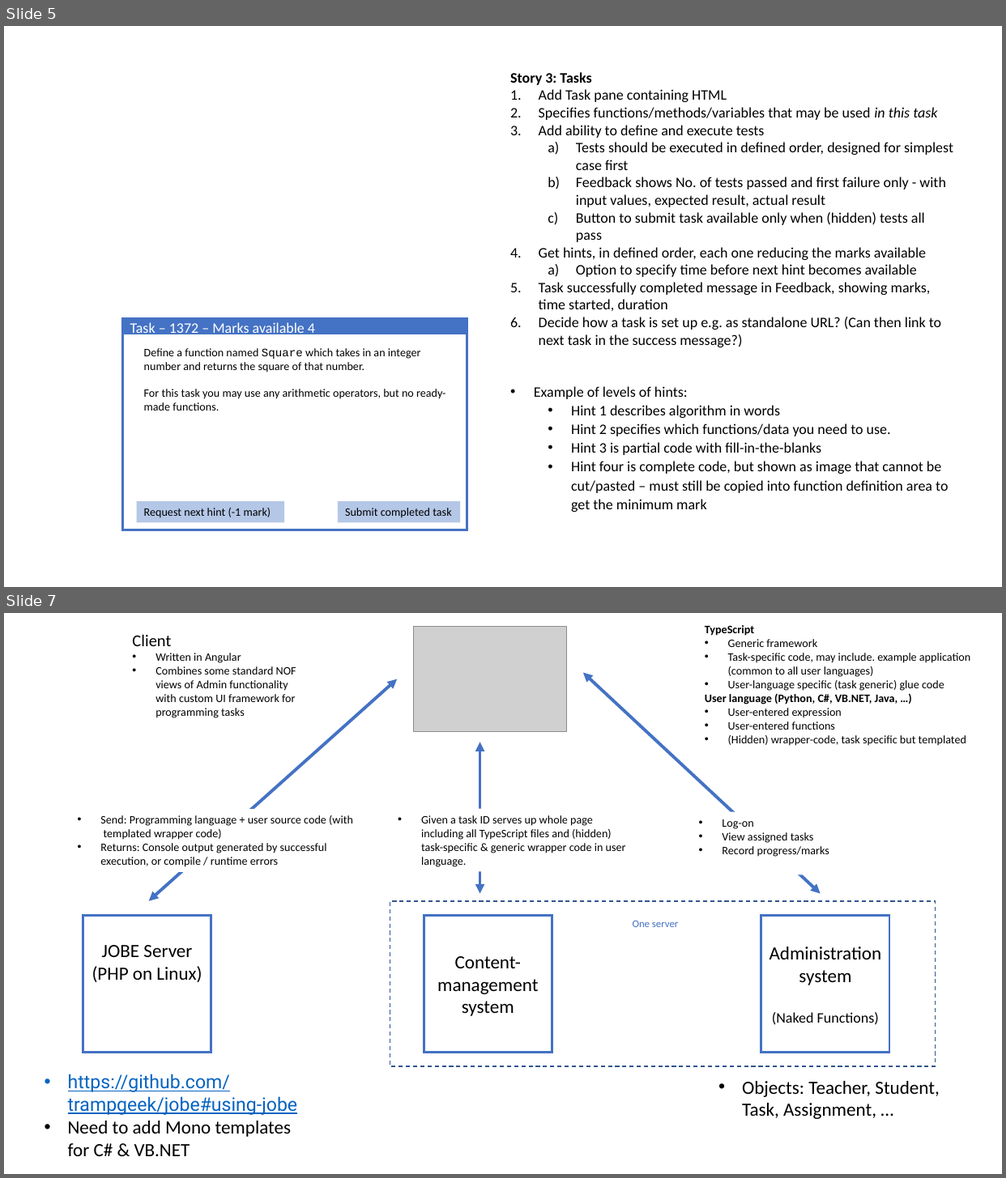
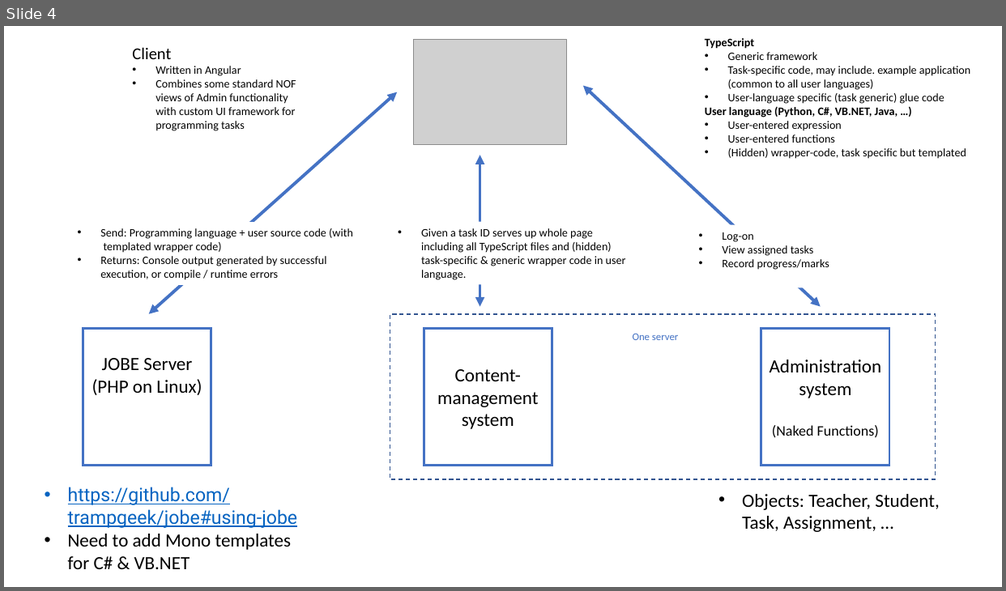
Before and after one commit to MetalUp/Express, a slide deck: ILE Design overview.pptx. Shown one above the other, each under a label of ours: slides 5 and 7 before the commit, slide 4 after it; the slides between them are not shown. The pictures are 1006x1178 and 1006x591 pixels, drawn with LibreOffice and Linux fonts; fonts in the diff are those of the drawing; grey boxes stand for pictures. Boxes give left, top, right and bottom in pixels: in the first picture for what was removed or moved away, otherwise in the second. Text is boxed around its words. In the diff, an @@ line names an element or a change of style, - is before the commit and + after.

```diff
--- a/ILE Design overview.pptx
+++ b/ILE Design overview.pptx
@@ slide 5 removed at (4, 26, 1002, 587), background #FFFFFF @@
@@ text removed at (510, 72, 953, 512) @@
-Story 3: Tasks
-1. Add Task pane containing HTML
-2. Specifies functions/methods/variables that may be used in this task
-3. Add ability to define and execute tests
-  a) Tests should be executed in defined order, designed for simplest case first
-  b) Feedback shows No. of tests passed and first failure only - with input values, expected result, actual result
-  c) Button to submit task available only when (hidden) tests all pass
-4. Get hints, in defined order, each one reducing the marks available
-  a) Option to specify time before next hint becomes available
-5. Task successfully completed message in Feedback, showing marks, time started, duration
-6. Decide how a task is set up e.g. as standalone URL? (Can then link to next task in the success message?)
-• Example of levels of hints:
-  • Hint 1 describes algorithm in words
-  • Hint 2 specifies which functions/data you need to use.
-  • Hint 3 is partial code with fill-in-the-blanks
-  • Hint four is complete code, but shown as image that cannot be cut/pasted – must still be copied into function definition area to get the minimum mark
@@ group removed at (122, 318, 467, 531): 4 rectangles, 2 texts @@
-Task – 1372 – Marks available 4
-Define a function named Square which takes in an integer number and returns the square of that number.
-For this task you may use any arithmetic operators, but no ready-made functions.
-Submit completed task
-Request next hint (-1 mark)
@@ what was slide 7 is now slide 4 @@
```
Also in this commit, not shown: 1 slide changed, 1 slide added, 3 other slides removed.
